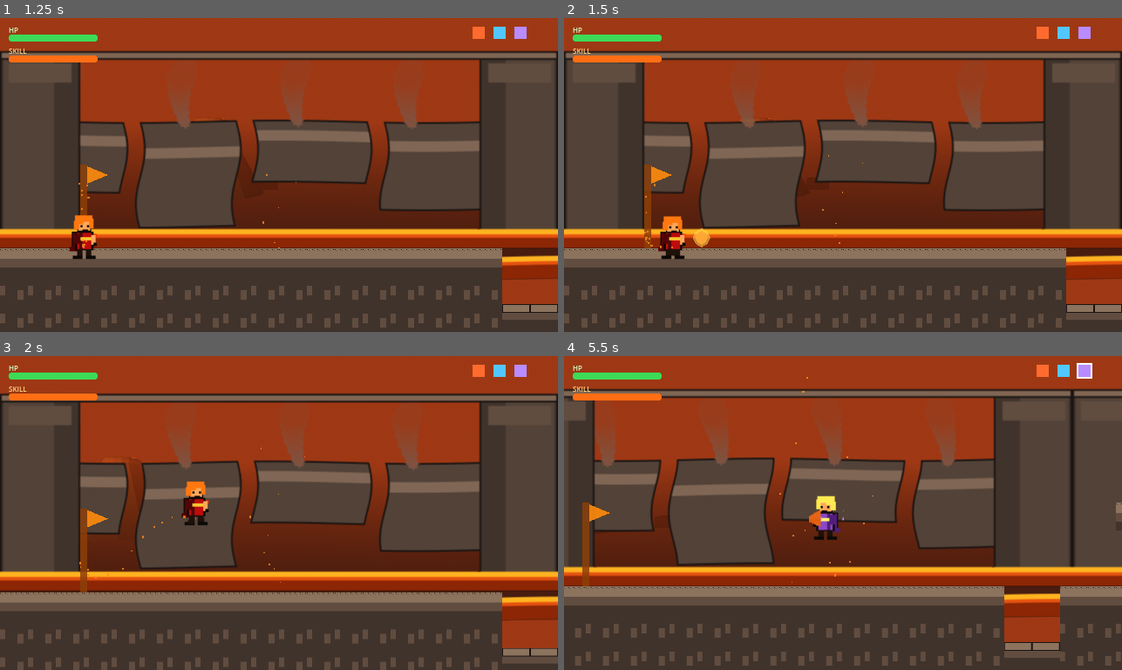
Above: before the commit, frames 1-4 (two rows, left to right).
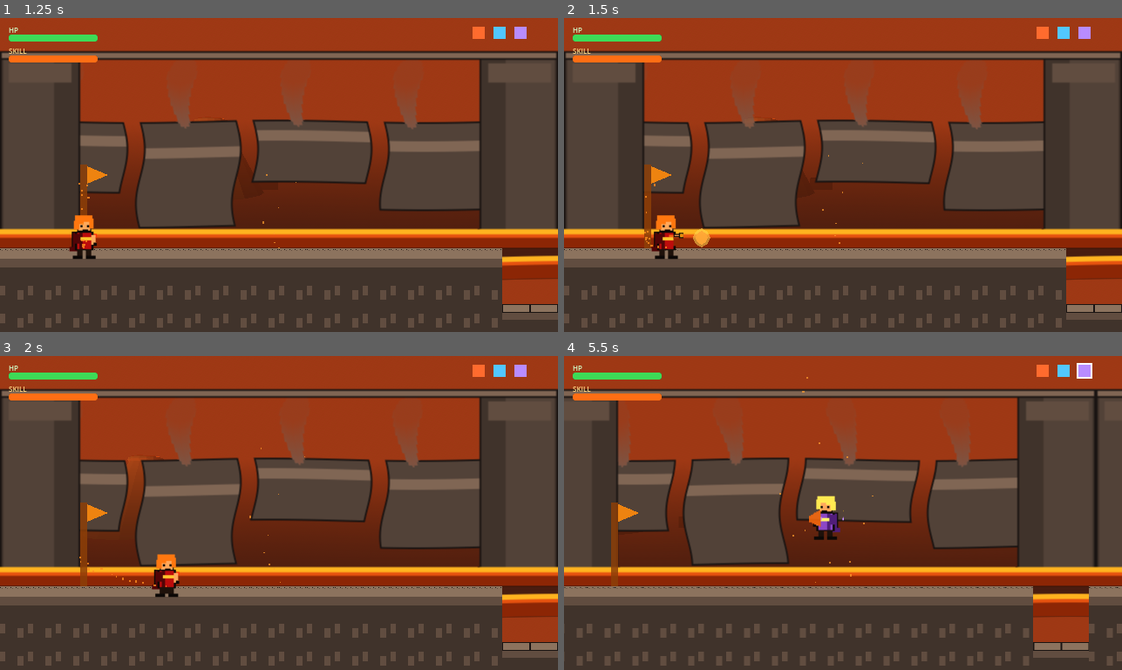
Above: after the commit, the same moments.

Repository: yogeshprasad098/echoes-of-teyvat
Game: Godot game, scene res://scenes/main.tscn
The game is run twice, just before and just after one commit, with the same random seed, the same clock (stepped at 60 frames per second) and the same inputs.
Inputs:
- Up to frame 1 (1.25 s): click "Start Game" at 0.5 s
- Up to frame 2 (1.5 s): tap Enter (ui_accept) at 1.25 s; hold D (move_right) from 1.28 s (still down); tap Z (attack) at 1.35 s
- Up to frame 3 (2 s): keep holding D (move_right); tap Space (jump) at 1.52 s
- Up to frame 4 (5.5 s): tap Z (attack) at 2.1, 3.05, 3.8, 4.55, 5.3 s; tap Space (jump) at 2.27, 3.77, 4.52, 5.27 s; release D (move_right) at 2.78 s; hold A (move_left) 2.78-3.53 s; tap Shift (dodge) at 2.85 s; hold D (move_right) 3.53-5.03 s; tap 1 (switch_1) at 3.6 s; hold 2 (switch_2) 4.28-5.03 s; tap X (skill) at 4.9 s; hold A (move_left) from 5.03 s (still down); tap 3 (switch_3) at 5.1 s

Frame 1 is identical in both runs. In frame 2, 0.6% of the frame differs, in the area x 15-44%, y 31-77%; in frame 3, 22%, in the area x 0-100%, y 10-100%; in frame 4, 14%.

Commit message:
fix(kira): lock attack state during throw so animation isn't clobbered

Diff:
--- a/scripts/characters/kira.gd
+++ b/scripts/characters/kira.gd
@@ -116,11 +116,12 @@
 # === Combat ===
 
 func _start_attack() -> void:
-	# Ranged fire-orb attack — play the cast pose (arm out + hand glow), spawn orb.
+	# Ranged fire-orb attack — play the throw pose, spawn orb.
 	if not combo_timer.is_stopped():
 		return  # respect attack cooldown
 	_combo_step = 0
-	# Prefer the dedicated throw frames; fall back to skill cast pose if unavailable.
+	# Lock state into ATTACK so _update_animation doesn't override the throw frames.
+	_change_state(State.ATTACK)
 	if sprite and sprite.sprite_frames:
 		if sprite.sprite_frames.has_animation(&"throw"):
 			sprite.play(&"throw")
